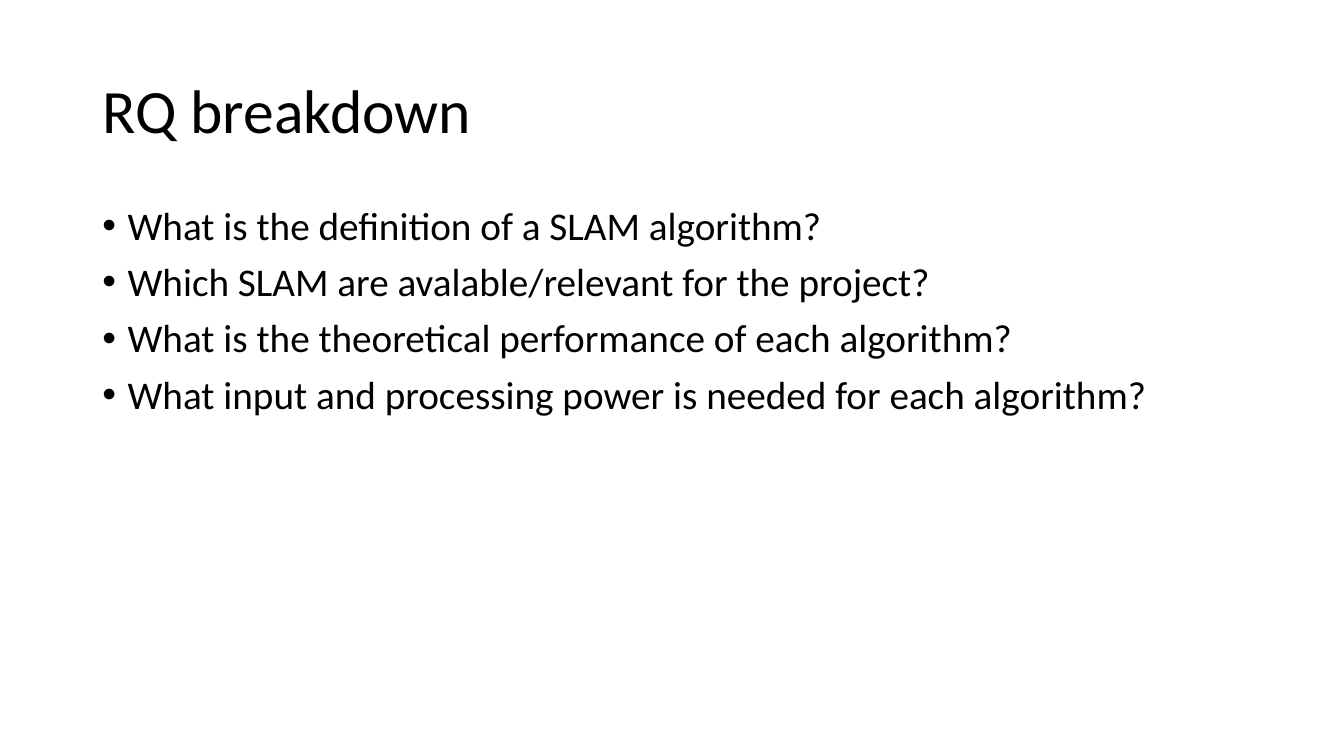
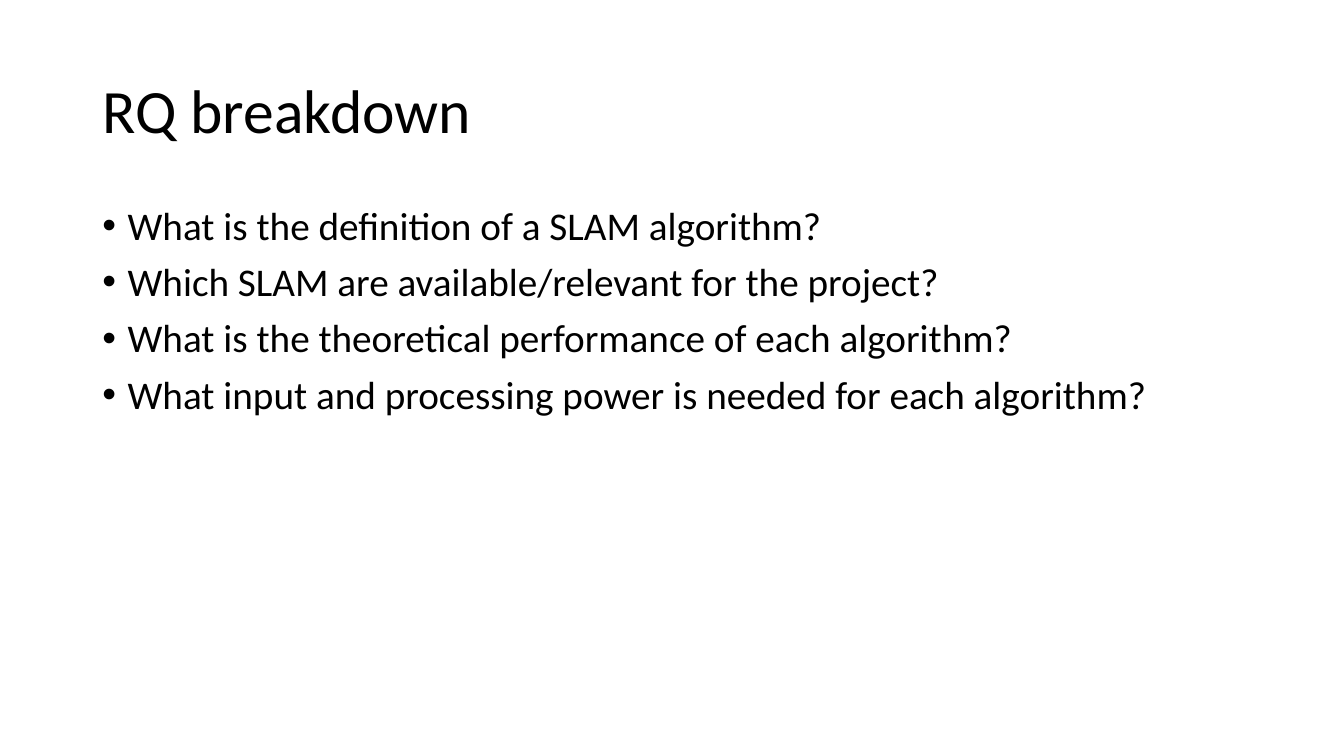
Before and after one commit to AndFroSwe/MF2071, a slide deck: slide 4 of Simultaneous Localization And Mapping.pptx. Drawn at 1344x756 pixels with LibreOffice and Linux fonts; fonts in the diff are those of the drawing. Boxes give left, top, right and bottom in pixels: in the first picture for what was removed or moved away, otherwise in the second. Text is boxed around its words. In the diff, an @@ line names an element or a change of style, - is before the commit and + after.

```diff
--- a/Simultaneous Localization And Mapping.pptx
+++ b/Simultaneous Localization And Mapping.pptx
@@ text at [128,268,939,303]: text changed @@
-• Which SLAM are avalable/relevant for the project?
+• Which SLAM are available/relevant for the project?
```
Also in this commit, not shown: 3 other slides changed.
